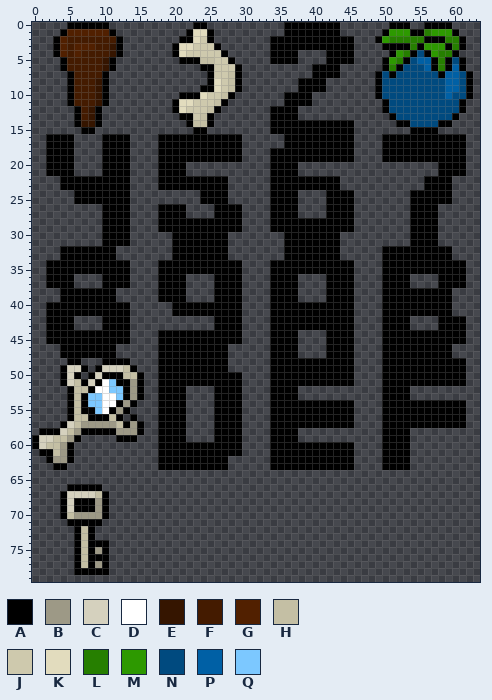
Sprite sheet, stored at gfx/sprites/items.png. This is how it looked before the edit.
The file is 64x80 pixels. Colours within 5 levels of each other are drawn and written as one.
Palette (. is transparent): A #000000  B #9d9986  C #d5d1be  D #ffffff  E #351500  F #441b00  G #512000  H #c4bfa4  J #cec9ad  K #e2dcbe  L #267f00  M #2d9900  N #004a7f  P #0060a5  Q #7cc8ff
Pixels before (only the part around the change), first column x 21:
 0 ..AA...........AAAAAAAA.......AAA..AA
 1 .AKKA..........AAAAAAAA......AMMMAALM
 2 AAKJA........AAAAAAAAAAAA...AMLLLLLAA
 3 KKJJJA.......AAAAAAAAAAAA....AAAALAMM
 4 KJJJJJA......AAAA....AAAA.....AMLANAM
 5 AAAHHJJA.....AAAA....AAAA....AMLANPPA
 6 ...AAJJJA..........AAAA......ALANNNPA
 7 ....AJJHA..........AAAA.....ANANNNNNN
 8 ....AKJHA........AAAA.......ANNNNNNNN
 9 ...AAKJHA........AAAA.......ANNNNNNNN
10 AAAKJJHA.......AAAA.........ANNNNNNNN
11 KKJJJHA........AAAA..........ANNNNNNN
12 KJJJHA.......AAAA............ANNNNNNN
13 AAJHA........AAAA.............ANNNNNN
14 .AHHA........AAAAAAAAAAAA......AANNNN
15 ..AA.........AAAAAAAAAAAA........AAAA
16 AAAAAAAAA......AAAAAAAAAA....AAAAAAAA
17 AAAAAAAAA......AAAAAAAAAA....AAAAAAAA
18 AAAAAAAAA....AAAAAAAAAAAA....AAAAAAAA
19 AAAAAAAAA....AAAAAAAAAAAA....AAAAAAAA
20 A............AAAA....................
21 A............AAAA....................
22 AAAAAAA......AAAAAAAAAA............AA
23 AAAAAAA......AAAAAAAAAA............AA
24 ...AAAA......AAAA....AAAA........AAAA
25 ...AAAA......AAAA....AAAA........AAAA
26 A....AAAA....AAAA....AAAA........AAAA
Now the later version:
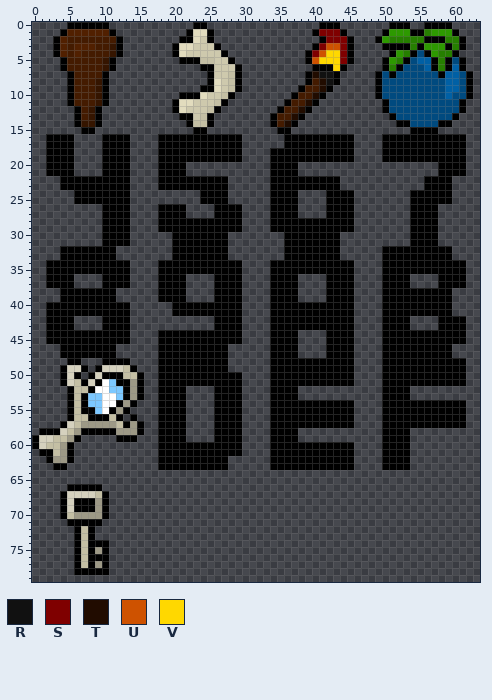
Colours new in this view: R #111111  S #7f0000  T #210c00  U #ce5200  V #ffd800
Diff:
Changed rows in their new state; - is an unchanged pixel.
first column x 34:
 0 --.....-----
 1 --....-SSSA-
 2 .......-SSS-
 3 ......-SUUS-
 4 ....-ASUVVS-
 5 ....-AUVVVS-
 6 ---------VA-
 7 -----ATRR---
 8 ----.-FTRA--
 9 -----FFTA---
10 --.-FFTA----
11 ---FFTA-----
12 .-FFTA------
13 -FFTA-------
14 -FT-........
15 .--.........
Boxes around the changes in both pictures, in picture pixels (x1, y1, x2, y2):
changed: (270, 22, 354, 134)
